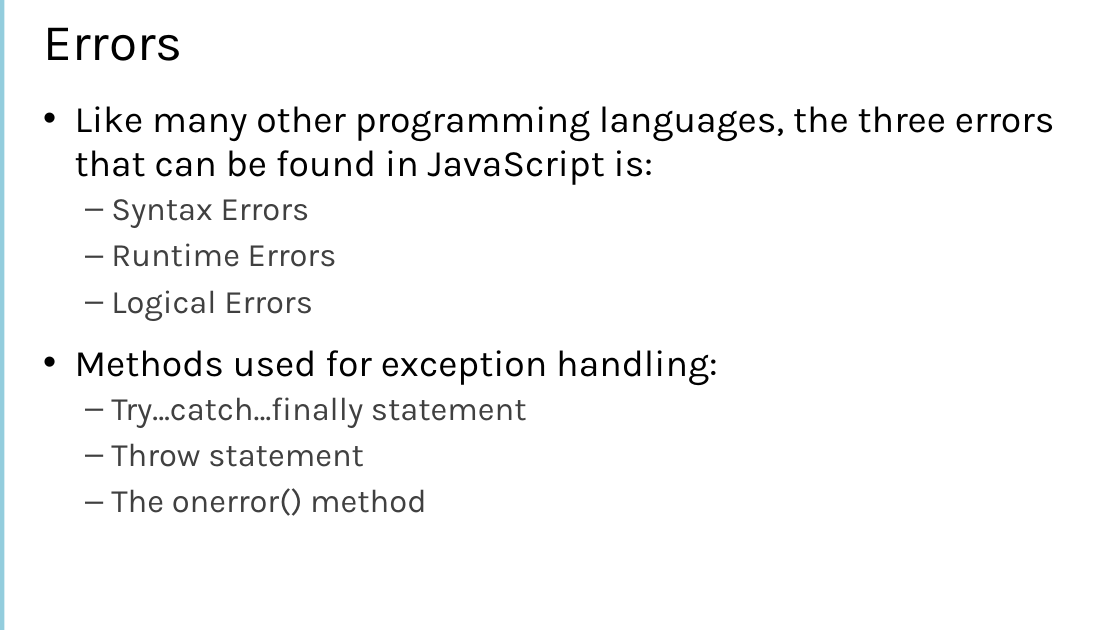
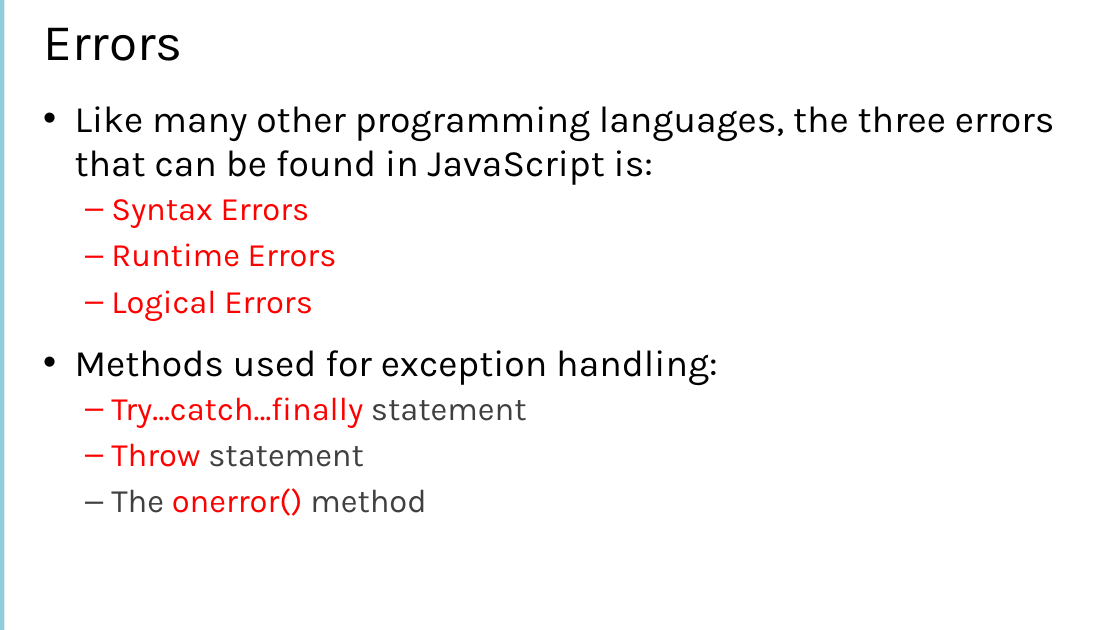
Before and after one commit to xgqfrms/MVA, a slide deck: slide 33 of 01面向有经验开发人员的 JavaScript 课程/MVA resource/01.pptx. Drawn at 1120x630 pixels with LibreOffice and Linux fonts; fonts in the diff are those of the drawing. Boxes give left, top, right and bottom in pixels: in the first picture for what was removed or moved away, otherwise in the second. Text is boxed around its words. In the diff, an @@ line names an element or a change of style, - is before the commit and + after.

```diff
--- a/01面向有经验开发人员的 JavaScript 课程/MVA resource/01.pptx
+++ b/01面向有经验开发人员的 JavaScript 课程/MVA resource/01.pptx
@@ text at (111,199,527,516): text colour #404040 to #FF0000 in "Syntax Errors", "Runtime Errors", "Logical Errors", "Try…catch…finally" and 2 more places @@
```
Also in this commit, not shown: 19 other slides changed, 2 other files.
